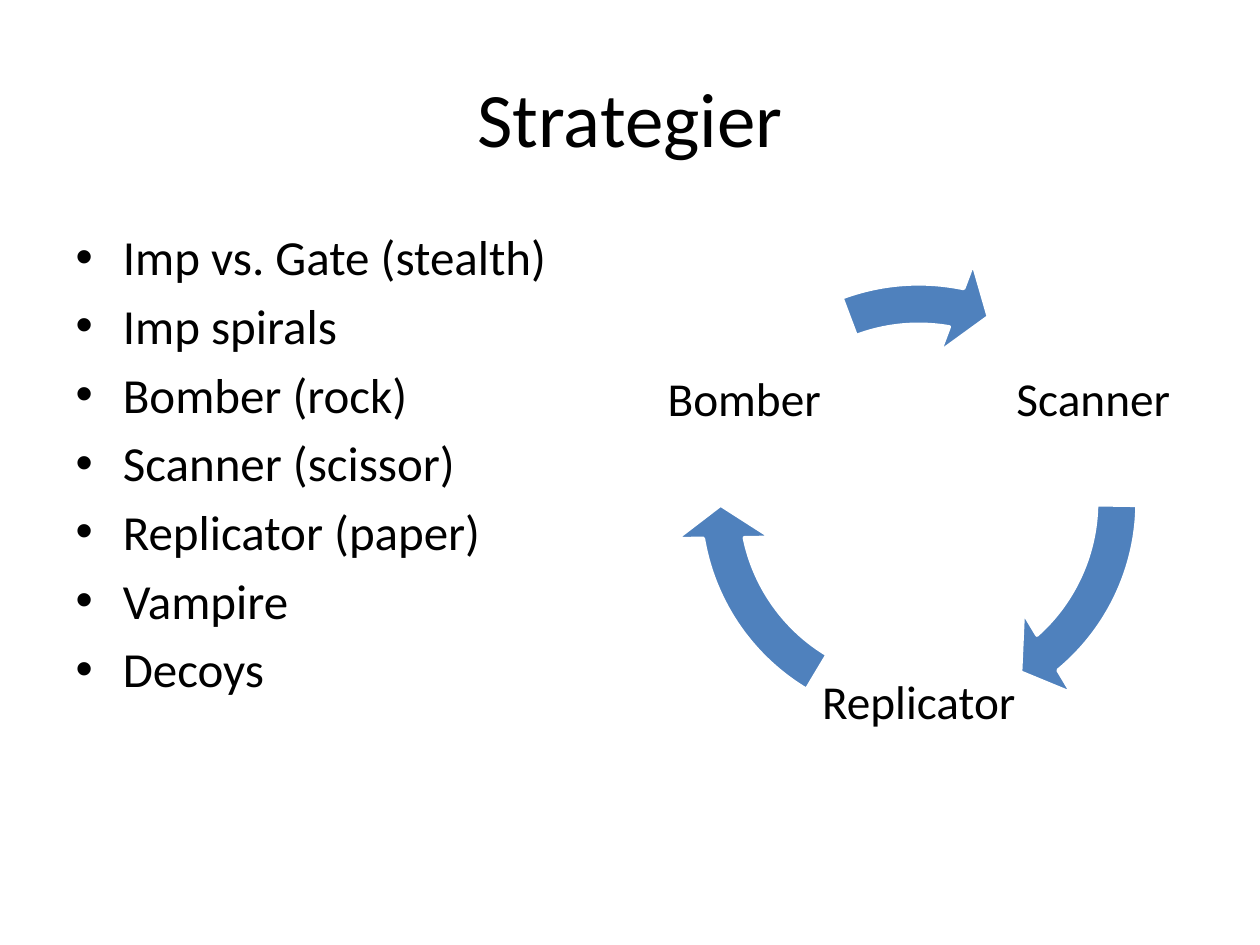
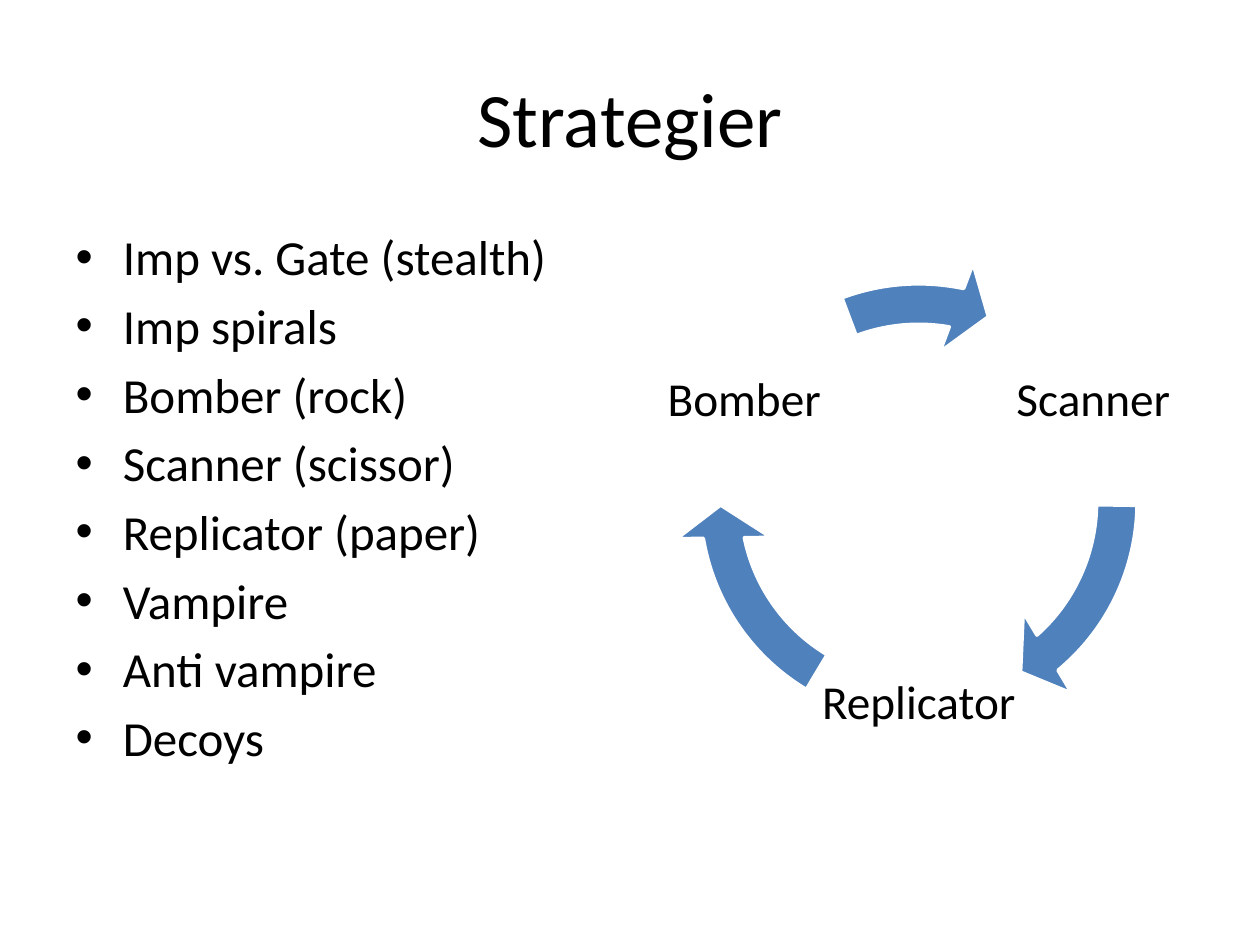
Before and after one commit to treeman/MARC, a slide deck: slide 6 of Report & presentation/redcode.pptx. Drawn at 1260x945 pixels with LibreOffice and Linux fonts; fonts in the diff are those of the drawing. Boxes give left, top, right and bottom in pixels: in the first picture for what was removed or moved away, otherwise in the second. Text is boxed around its words. In the diff, an @@ line names an element or a change of style, - is before the commit and + after.

```diff
--- a/Report & presentation/redcode.pptx
+++ b/Report & presentation/redcode.pptx
@@ text at (123, 653, 377, 695): paragraph added @@
+• Anti vampire
```
Also in this commit, not shown: 5 other files.
